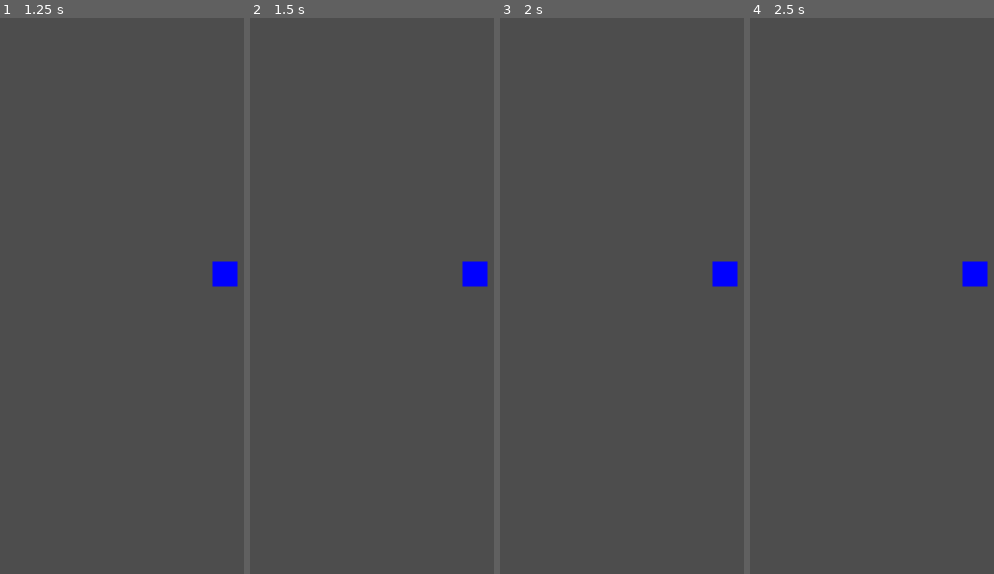
Above: before the commit, frames 1-4 (left to right).
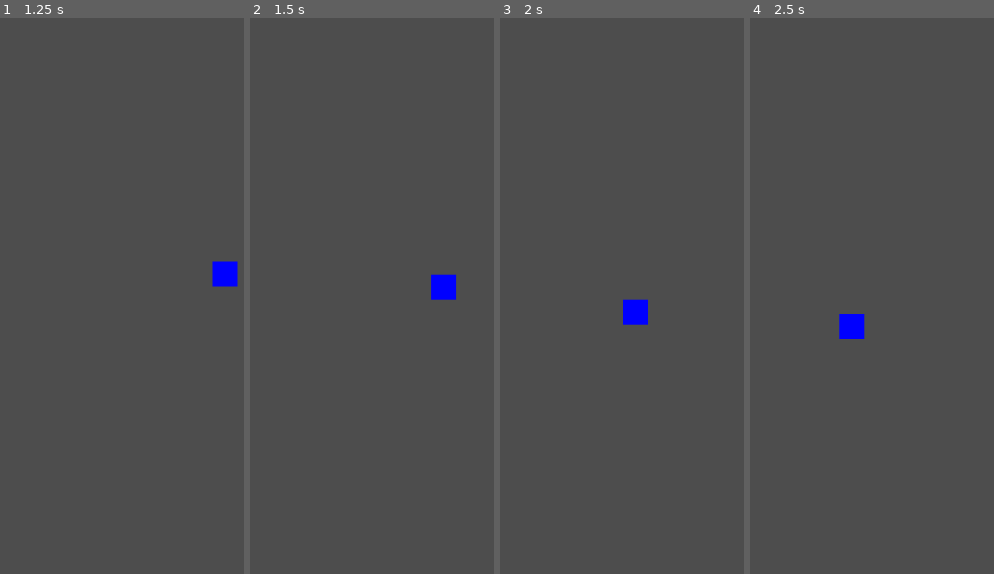
Above: after the commit, the same moments.

Repository: seitamuro/dash_assassin_game
Game: Godot game, scene res://main.tscn
Two runs of this game, one before a commit and one after it. Both use one fixed random seed, a clock stepped at 60 frames per second and the inputs below.
Inputs (mouse positions are in pixels of both pictures, inside the frame that each line leads up to):
- Up to frame 1 (1.25 s): tap Enter at 0.5 s; move the mouse to (outside the picture) at 0.52 s; press the mouse at (outside the picture) at 0.53 s
- Up to frame 2 (1.5 s): tap Space at 1.25 s; move the mouse to (384, 212) at 1.27 s; release the mouse at (384, 212) at 1.28 s; click (384, 212) at 1.35 s
- Up to frame 3 (2 s): no input
- Up to frame 4 (2.5 s): move the mouse to (outside the picture) at 2.02 s; press the mouse at (outside the picture) at 2.03 s

Frame 1 is identical in both runs. In frame 2, 1.0% of the frame differs, in the area x 74-98%, y 43-51%; in frame 3, 1.0%; in frame 4, 1.0%.

Commit message:
はじきでプレイヤーが移動できるようにした

Diff:
--- a/global.gd
+++ b/global.gd
@@ -1,6 +1,7 @@
 extends Node
 
-var DEBUG_SHOW_SWIPE_LOG = true
+var DEBUG_SHOW_SWIPE_LOG = false
+var DEBUG_PLAYER_RIGID_STATUS = true
 
 # Called when the node enters the scene tree for the first time.
 func _ready():
--- a/player.gd
+++ b/player.gd
@@ -7,9 +7,17 @@
 
 # Called every frame. 'delta' is the elapsed time since the previous frame.
 func _process(_delta):
-	pass
+	if get_node("/root/Global").DEBUG_PLAYER_RIGID_STATUS:
+		print("velocity: ", get_linear_velocity())
+		print("inertia: ", get_inertia())
 
 
 # スワイプ中の処理
 func _on_swipe_controller_swiping(vec):
 	$Line2D.set_point_position(1, vec)
+
+
+# 指を話した瞬間の処理
+func _on_swipe_controller_swipe(vec):
+	#apply_force(vec*100)
+	apply_impulse(vec)
--- a/player.tscn
+++ b/player.tscn
@@ -8,6 +8,7 @@
 
 [node name="Player" type="RigidBody2D"]
 gravity_scale = 2.66454e-15
+linear_damp = 1.0
 script = ExtResource("1_8wgkc")
 
 [node name="ColorRect" type="ColorRect" parent="."]
@@ -26,4 +27,5 @@
 
 [node name="SwipeController" parent="." instance=ExtResource("2_6wd2x")]
 
+[connection signal="swipe" from="SwipeController" to="." method="_on_swipe_controller_swipe"]
 [connection signal="swiping" from="SwipeController" to="." method="_on_swipe_controller_swiping"]
